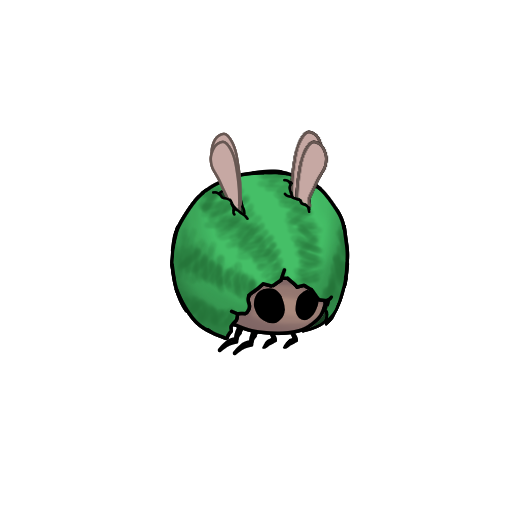
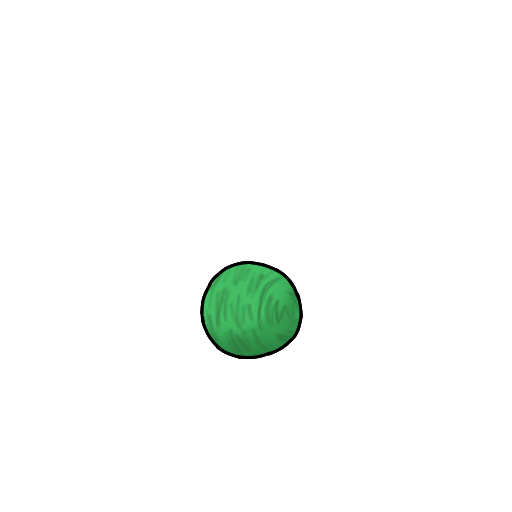
Comparing the layer stacks of the two (512, 512) images. Changes:
added group "melon ball" (1st of 5) with 8 layers above "melon ball" over box(170, 192, 350, 359)
added layer "Paint Layer 34" (1st of 10, in "melon ball") in group "melon ball" over box(192, 256, 320, 359)
added layer "Paint Layer 43" in group "melon ball" over box(192, 256, 320, 359)
added layer "Paint Layer 34" (2nd of 10, in "melon ball") in group "melon ball" over box(170, 192, 350, 359)
added layer "Paint Layer 32" (99%) above "Group 27" over box(170, 130, 350, 359)
hid group "Group 20" (1st of 2) (13 layers) over box(170, 130, 350, 359)
painted on "wing L 1" over box(170, 130, 320, 359)
painted on "head" (5th of 7, in "Group 20") over box(170, 192, 350, 359)
